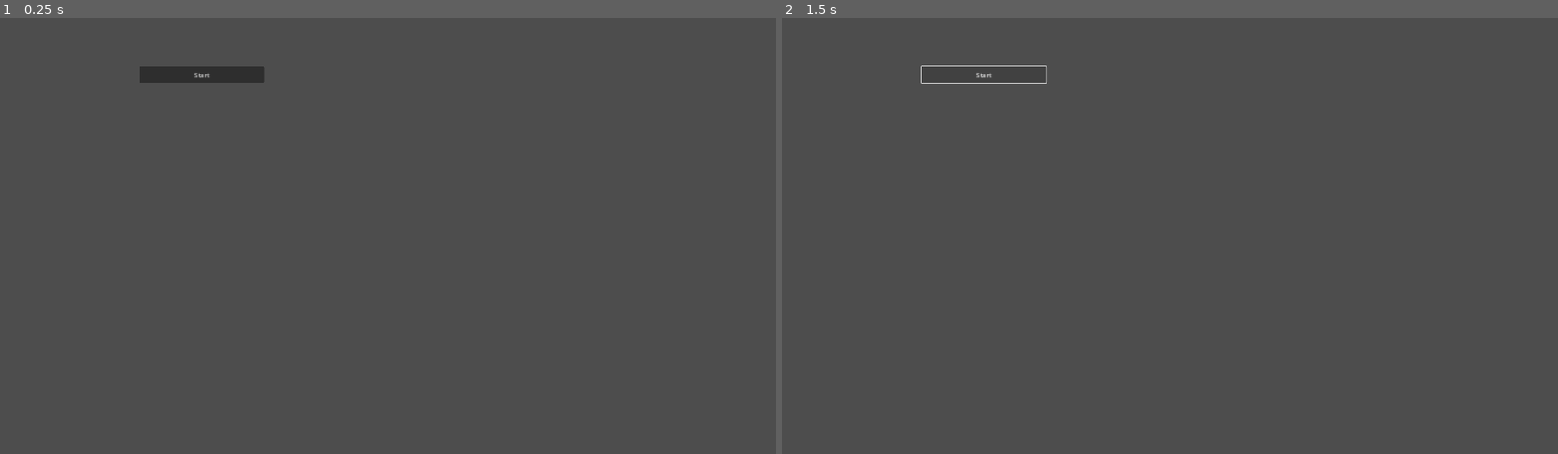
Above: before the commit, frames 1-2 (left to right).
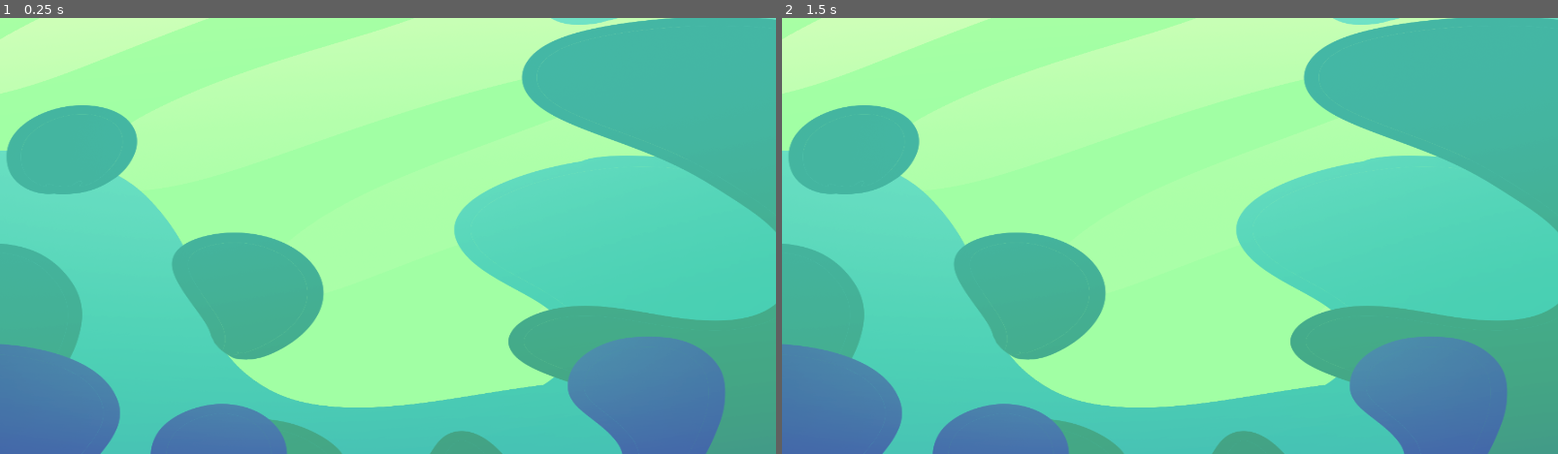
Above: after the commit, the same moments.

Repository: Pandji25/ggj25-animaldev
Game: Godot game, scene res://main.tscn
The game is run twice, just before and just after one commit, with the same random seed, the same clock (stepped at 60 frames per second) and the same inputs. This scene is started directly instead of the project's main scene.
Inputs:
- Up to frame 1 (0.25 s): no input
- Up to frame 2 (1.5 s): click "Start" at 0.5 s; click "Start" at 1.25 s

The runs differ from the first frame. In frame 1, 100% of the frame differs, in the area x 0-100%, y 0-100%; in frame 2, 100%.

Commit message:
background attempt

Diff:
--- a/boba.tscn
+++ b/boba.tscn
@@ -57,6 +57,45 @@
 [sub_resource type="CircleShape2D" id="CircleShape2D_5uiem"]
 radius = 58.4209
 
+[sub_resource type="Animation" id="Animation_w6q8b"]
+resource_name = "Kenyal"
+length = 1.00001
+loop_mode = 2
+step = 0.0833333
+tracks/0/type = "value"
+tracks/0/imported = false
+tracks/0/enabled = true
+tracks/0/path = NodePath(".:scale")
+tracks/0/interp = 1
+tracks/0/loop_wrap = true
+tracks/0/keys = {
+"times": PackedFloat32Array(0, 1),
+"transitions": PackedFloat32Array(1, 1),
+"update": 0,
+"values": [Vector2(0.85, 1), Vector2(1, 0.85)]
+}
+
+[sub_resource type="Animation" id="Animation_pvyks"]
+length = 0.001
+tracks/0/type = "value"
+tracks/0/imported = false
+tracks/0/enabled = true
+tracks/0/path = NodePath(".:scale")
+tracks/0/interp = 1
+tracks/0/loop_wrap = true
+tracks/0/keys = {
+"times": PackedFloat32Array(0),
+"transitions": PackedFloat32Array(1),
+"update": 0,
+"values": [Vector2(1, 1)]
+}
+
+[sub_resource type="AnimationLibrary" id="AnimationLibrary_3d8kr"]
+_data = {
+"Kenyal": SubResource("Animation_w6q8b"),
+"RESET": SubResource("Animation_pvyks")
+}
+
 [node name="Boba" type="RigidBody2D"]
 collision_mask = 7
 gravity_scale = -1.0
@@ -75,5 +114,11 @@
 [node name="Emote_Timer" type="Timer" parent="."]
 autostart = true
 
-[connection signal="animation_finished" from="Sprite2D" to="." method="_on_sprite_2d_animation_finished"]
+[node name="AnimationPlayer" type="AnimationPlayer" parent="."]
+root_node = NodePath("../Sprite2D")
+libraries = {
+"": SubResource("AnimationLibrary_3d8kr")
+}
+autoplay = "Kenyal"
+
 [connection signal="timeout" from="Emote_Timer" to="." method="_on_emote_timer_timeout"]
--- a/main.tscn
+++ b/main.tscn
@@ -1,4 +1,112 @@
-[gd_scene format=3 uid="uid://b0htuuh6huy7t"]
+[gd_scene load_steps=9 format=3 uid="uid://b0htuuh6huy7t"]
+
+[ext_resource type="Texture2D" uid="uid://d0j0ftindperr" path="res://Assett/BG/back1.png" id="1_bewhe"]
+[ext_resource type="Texture2D" uid="uid://ccgnyp5kwnt1f" path="res://Assett/BG/back2.png" id="2_g4yqk"]
+[ext_resource type="Texture2D" uid="uid://c07fbm4bwq1j6" path="res://Assett/BG/back3.png" id="3_55yxk"]
+[ext_resource type="Texture2D" uid="uid://denw8q52e0evr" path="res://Assett/BG/back4.png" id="4_l3p4a"]
+[ext_resource type="Texture2D" uid="uid://b7av42reo2u3b" path="res://Assett/BG/back5.png" id="5_j3x1c"]
+
+[sub_resource type="Animation" id="Animation_spdqa"]
+resource_name = "Fizzy"
+length = 5.0
+loop_mode = 1
+tracks/0/type = "bezier"
+tracks/0/imported = false
+tracks/0/enabled = true
+tracks/0/path = NodePath("Back1:position:x")
+tracks/0/interp = 1
+tracks/0/loop_wrap = true
+tracks/0/keys = {
+"handle_modes": PackedInt32Array(0, 0, 0),
+"points": PackedFloat32Array(0, -0.25, 0, 0.25, 0, 0, -0.25, 0, 0.25, 0, 0, -0.25, 0, 0.25, 0),
+"times": PackedFloat32Array(0, 2.36667, 5)
+}
+tracks/1/type = "bezier"
+tracks/1/imported = false
+tracks/1/enabled = true
+tracks/1/path = NodePath("Back1:position:y")
+tracks/1/interp = 1
+tracks/1/loop_wrap = true
+tracks/1/keys = {
+"handle_modes": PackedInt32Array(0, 3, 0),
+"points": PackedFloat32Array(220.145, -0.25, 0, 0.433333, 2.855, -220.145, -0.433333, -3.145, 0.433333, 3.145, 220.145, -0.466667, 0.854996, 0.25, 0),
+"times": PackedFloat32Array(0, 2.36667, 5)
+}
+tracks/2/type = "bezier"
+tracks/2/imported = false
+tracks/2/enabled = true
+tracks/2/path = NodePath("Back2:position:x")
+tracks/2/interp = 1
+tracks/2/loop_wrap = true
+tracks/2/keys = {
+"handle_modes": PackedInt32Array(0, 0, 0, 0, 0),
+"points": PackedFloat32Array(-60.6481, -0.25, 0, 0.25, 0, -13.8889, -0.25, 0, 0.25, 0, 41.2037, -0.25, 0, 0.25, 0, 8.79627, -0.25, 0, 0.25, 0, -60.6481, -0.25, 0, 0.25, 0),
+"times": PackedFloat32Array(0, 1.16667, 2.36667, 3.66667, 5)
+}
+tracks/3/type = "bezier"
+tracks/3/imported = false
+tracks/3/enabled = true
+tracks/3/path = NodePath("Back2:position:y")
+tracks/3/interp = 1
+tracks/3/loop_wrap = true
+tracks/3/keys = {
+"handle_modes": PackedInt32Array(0, 0, 0, 0, 0),
+"points": PackedFloat32Array(29.4118, -0.25, 0, 0.25, 0, -155.882, -0.25, 0, 0.25, 0, 36.0294, -0.25, 0, 0.25, 0, 195.588, -0.25, 0, 0.25, 0, 29.4118, -0.25, 0, 0.25, 0),
+"times": PackedFloat32Array(0, 1.16667, 2.36667, 3.66667, 5)
+}
+
+[sub_resource type="Animation" id="Animation_nf2we"]
+length = 0.001
+tracks/0/type = "bezier"
+tracks/0/imported = false
+tracks/0/enabled = true
+tracks/0/path = NodePath("Back1:position:x")
+tracks/0/interp = 1
+tracks/0/loop_wrap = true
+tracks/0/keys = {
+"handle_modes": PackedInt32Array(0),
+"points": PackedFloat32Array(0, -0.25, 0, 0.25, 0),
+"times": PackedFloat32Array(0)
+}
+tracks/1/type = "bezier"
+tracks/1/imported = false
+tracks/1/enabled = true
+tracks/1/path = NodePath("Back1:position:y")
+tracks/1/interp = 1
+tracks/1/loop_wrap = true
+tracks/1/keys = {
+"handle_modes": PackedInt32Array(0),
+"points": PackedFloat32Array(-220.145, -0.25, 0, 0.25, 0),
+"times": PackedFloat32Array(0)
+}
+tracks/2/type = "bezier"
+tracks/2/imported = false
+tracks/2/enabled = true
+tracks/2/path = NodePath("Back2:position:x")
+tracks/2/interp = 1
+tracks/2/loop_wrap = true
+tracks/2/keys = {
+"handle_modes": PackedInt32Array(0),
+"points": PackedFloat32Array(-60.6481, -0.25, 0, 0.25, 0),
+"times": PackedFloat32Array(0)
+}
+tracks/3/type = "bezier"
+tracks/3/imported = false
+tracks/3/enabled = true
+tracks/3/path = NodePath("Back2:position:y")
+tracks/3/interp = 1
+tracks/3/loop_wrap = true
+tracks/3/keys = {
+"handle_modes": PackedInt32Array(0),
+"points": PackedFloat32Array(29.4118, -0.25, 0, 0.25, 0),
+"times": PackedFloat32Array(0)
+}
+
+[sub_resource type="AnimationLibrary" id="AnimationLibrary_i5le7"]
+_data = {
+"Fizzy": SubResource("Animation_spdqa"),
+"RESET": SubResource("Animation_nf2we")
+}
 
 [node name="Main" type="Node2D"]
 
@@ -9,3 +117,31 @@
 offset_bottom = 161.0
 text = "Start
 "
+
+[node name="Background" type="CanvasGroup" parent="."]
+position = Vector2(962, 537)
+scale = Vector2(2.16, 1.36)
+
+[node name="Back1" type="Sprite2D" parent="Background"]
+position = Vector2(0, -220.145)
+scale = Vector2(0.89, 1)
+texture = ExtResource("1_bewhe")
+
+[node name="Back2" type="Sprite2D" parent="Background"]
+position = Vector2(-60.6481, 29.4118)
+texture = ExtResource("2_g4yqk")
+
+[node name="Back3" type="Sprite2D" parent="Background"]
+position = Vector2(-56.0185, 40.4412)
+texture = ExtResource("3_55yxk")
+
+[node name="Back4" type="Sprite2D" parent="Background"]
+texture = ExtResource("4_l3p4a")
+
+[node name="Back5" type="Sprite2D" parent="Background"]
+texture = ExtResource("5_j3x1c")
+
+[node name="AnimationPlayer" type="AnimationPlayer" parent="Background"]
+libraries = {
+"": SubResource("AnimationLibrary_i5le7")
+}
Binary file added: Assett/BG/back1.png
Not shown, added: Assett/BG/back1.png.import
Binary file added: Assett/BG/back2.png
Not shown, added: Assett/BG/back2.png.import
Binary file added: Assett/BG/back3.png
Not shown, added: Assett/BG/back3.png.import
Binary file added: Assett/BG/back4.png
Not shown, added: Assett/BG/back4.png.import
Binary file added: Assett/BG/back5.png
Not shown, added: Assett/BG/back5.png.import
Not shown: 1 places in boba.tscn that only renumber resources
